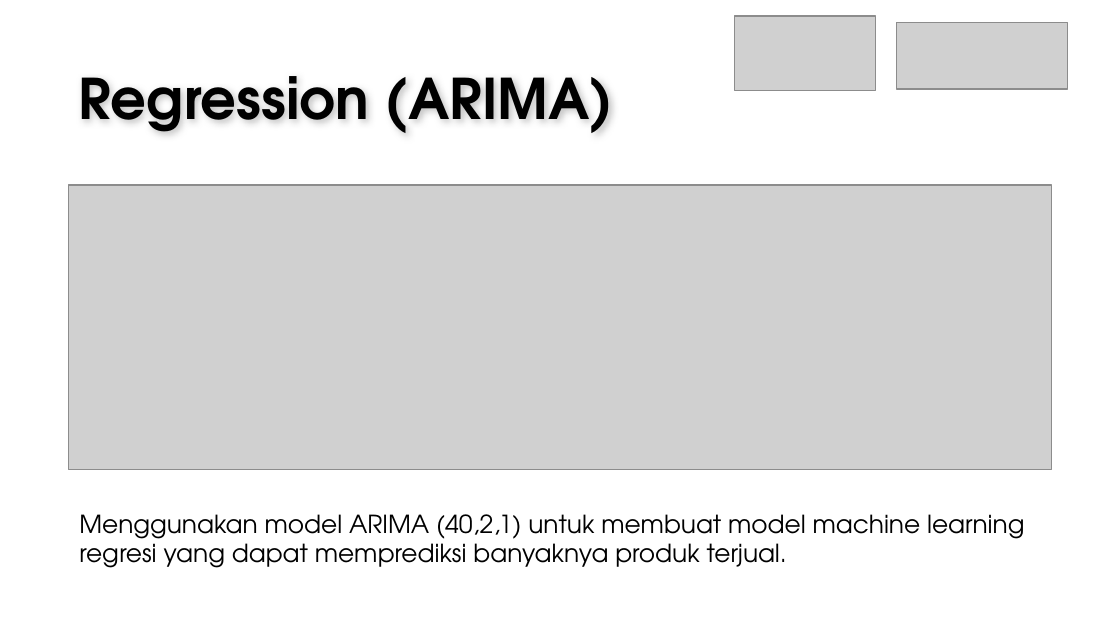
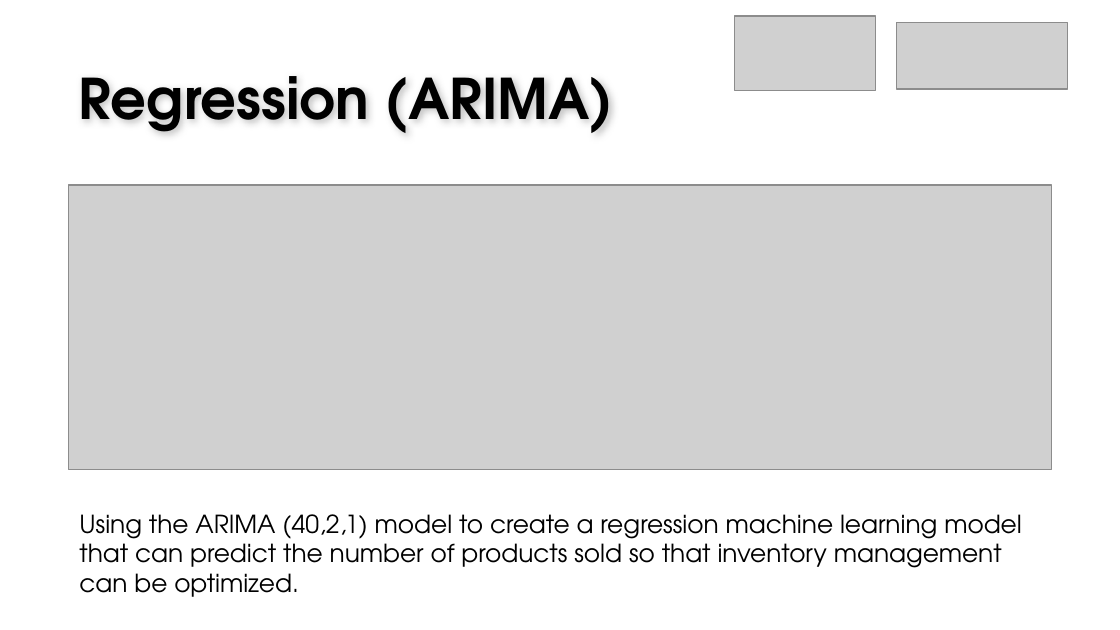
Before and after one commit to gisellehalim/kalbe-ds-vix-rakamin, a slide deck: slide 19 of Result Kalbe Nutritionals x Rakamin Academy.pptx. Drawn at 1120x630 pixels with LibreOffice and Linux fonts; fonts in the diff are those of the drawing; grey boxes stand for pictures; background and template pictures are left out. Boxes give left, top, right and bottom in pixels: in the first picture for what was removed or moved away, otherwise in the second. Text is boxed around its words. In the diff, an @@ line names an element or a change of style, - is before the commit and + after.

```diff
--- a/Result Kalbe Nutritionals x Rakamin Academy.pptx
+++ b/Result Kalbe Nutritionals x Rakamin Academy.pptx
@@ text at (79, 514, 1022, 597): text changed @@
-Menggunakan model ARIMA (40,2,1) untuk membuat model machine learning regresi yang dapat memprediksi banyaknya produk terjual.
+Using the ARIMA (40,2,1) model to create a regression machine learning model that can predict the number of products sold so that inventory management can be optimized.
```
Also in this commit, not shown: 12 other slides changed, 1 slide added, 1 slide removed.
